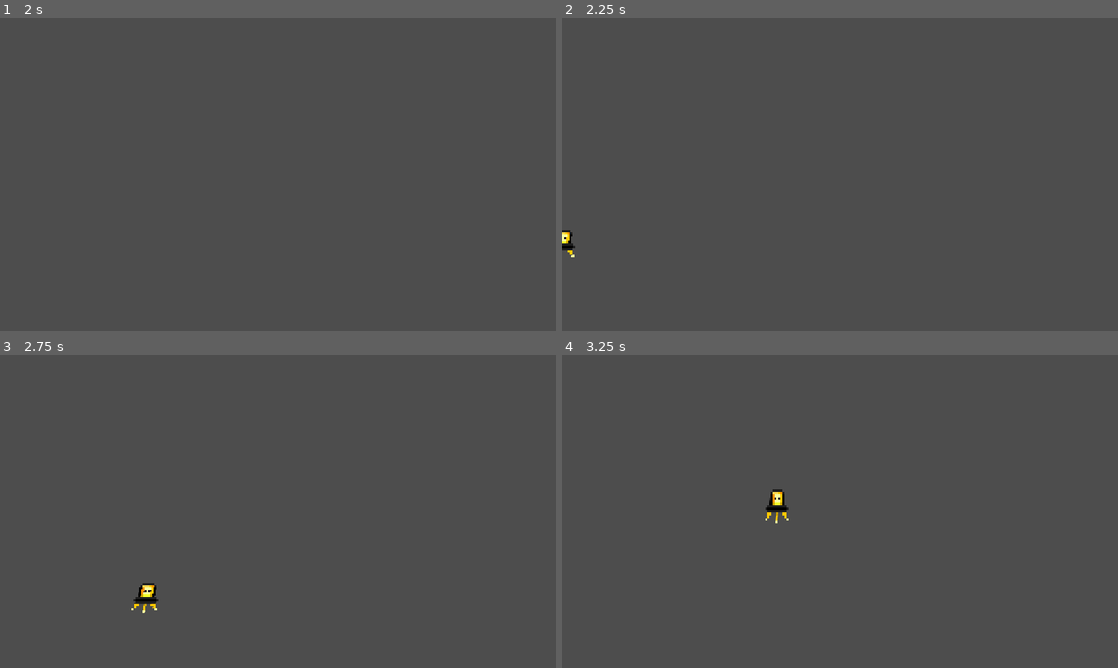
Above: before the commit, frames 1-4 (two rows, left to right).
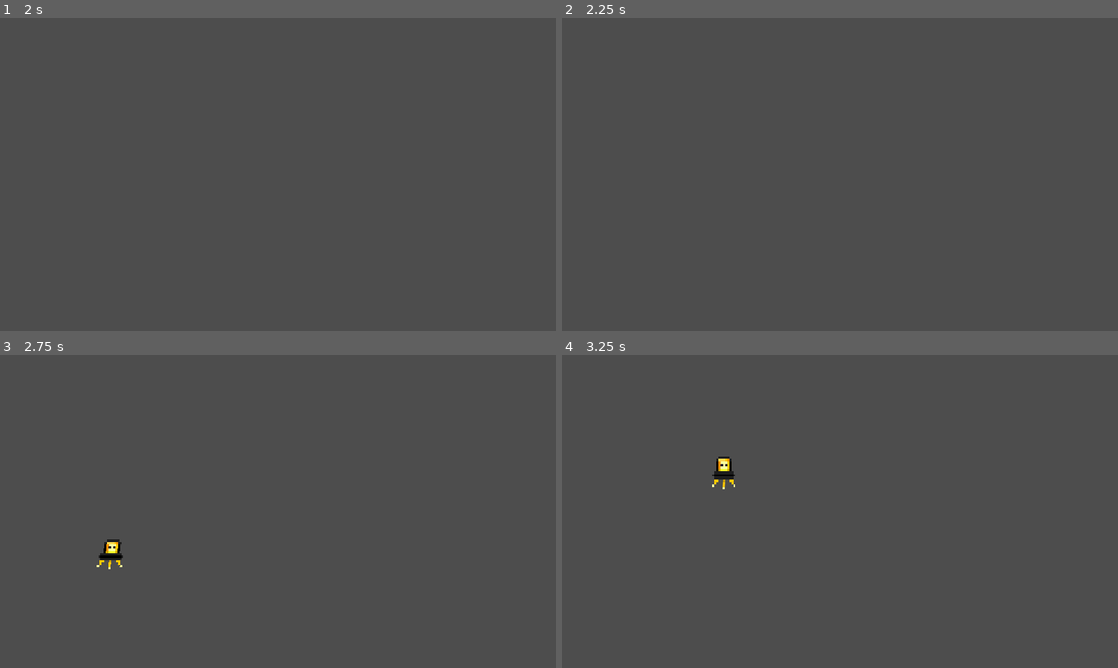
Above: after the commit, the same moments.

Repository: rtator/Alien-soccer-8-web
Game: Godot game, scene res://speedyAlien.tscn
Same seed, same stepped clock (60 frames per second), same inputs: the game is played once before the commit and once after it. This scene is started directly instead of the project's main scene.
Inputs:
- Up to frame 1 (2 s): tap Enter at 0.5 s; hold D (p1_right) 0.53-1.28 s; hold E (p1_ability) 0.53-1.28 s; tap Space at 1.25 s; hold S (p1_down) from 1.28 s (still down); tap R (p1_ult) at 1.35 s
- Up to frame 2 (2.25 s): tap Enter at 2 s; release S (p1_down) at 2.03 s; hold D (p1_right) from 2.03 s (still down); hold O (p2_ability) from 2.03 s (still down)
- Up to frame 3 (2.75 s): keep holding D (p1_right); keep holding O (p2_ability)
- Up to frame 4 (3.25 s): release D (p1_right) at 2.78 s; release O (p2_ability) at 2.78 s; hold W (p1_up) from 2.78 s (still down); tap K (p2_down) at 2.85 s

Frame 1 is identical in both runs. In frame 2, 0.1% of the frame differs, in the area x 0-3%, y 67-77%; in frame 3, 0.5%; in frame 4, 0.5%, in the area x 27-41%, y 32-54%.
Error in both runs: Invalid assignment of property or key 'value' with value of type 'float' on a base object of type 'Nil'. (res://player_test.gd:89)

Commit message:
launcher real (?)

Diff:
--- a/alien.gd
+++ b/alien.gd
@@ -12,7 +12,7 @@
 			update_move_speed(move_speed * speed_mult, speed_damp * damp_mult)
 			update_scale(base_scale * size_mult)
 			ult_mode = true
-			ult_dur = 100
+			ult_dur = 200
 
 			charge = 0
 
--- a/godot_alien.gd
+++ b/godot_alien.gd
@@ -20,7 +20,7 @@
 		charge = 0
 		update_move_speed(move_speed * speed_mult, speed_damp * damp_mult)
 		sped_up = true
-		ult_dur = 50
+		ult_dur = 200
 
 func _ability_cooldown(delta):
 	if charge < charge_max and not sped_up:
@@ -49,4 +49,4 @@
 
 	charge_max = 500
 
-	update_move_speed(move_speed, speed_damp / 1.8)
+	update_move_speed(move_speed, speed_damp / 1.5)
--- a/launcher_alien.gd
+++ b/launcher_alien.gd
@@ -61,6 +61,8 @@
 			bullet.queue_free()
 			if opp_slowed:
 				duration = 75
+			else:
+				cooldown = 100
 			shooting = false
 	elif duration > 0:
 		duration -= 1
Not shown: 1 places in alienSelect.tscn that only renumber resources
Not shown: 1 places in ball.tscn that only renumber resources
Not shown: 1 places in big_shot.tscn that only renumber resources
Not shown: 1 places in bullet.tscn that only renumber resources
Not shown: 1 places in jumperAlien.tscn that only renumber resources
Not shown: 1 places in launcherAlien.tscn that only renumber resources
Not shown: 1 places in level.tscn that only renumber resources
Not shown: 1 places in playerTest.tscn that only renumber resources
Not shown: 1 places in scalerAlien.tscn that only renumber resources
Not shown, changed: index.html
Not shown, changed: index.pck
